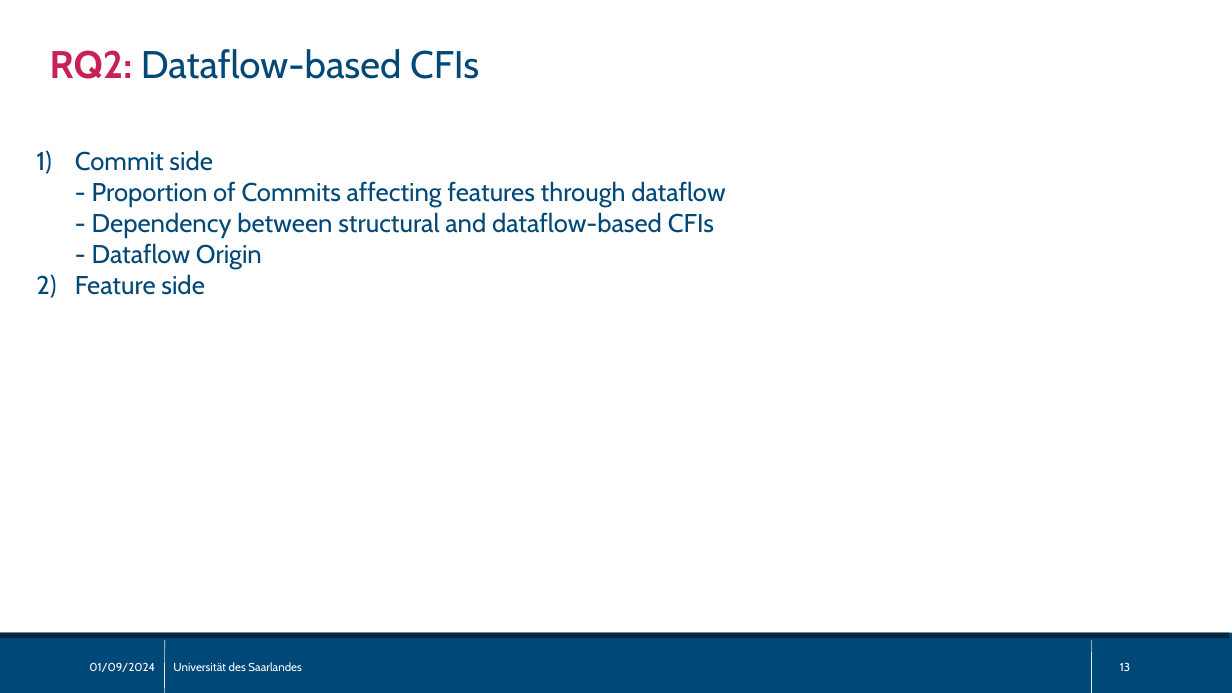
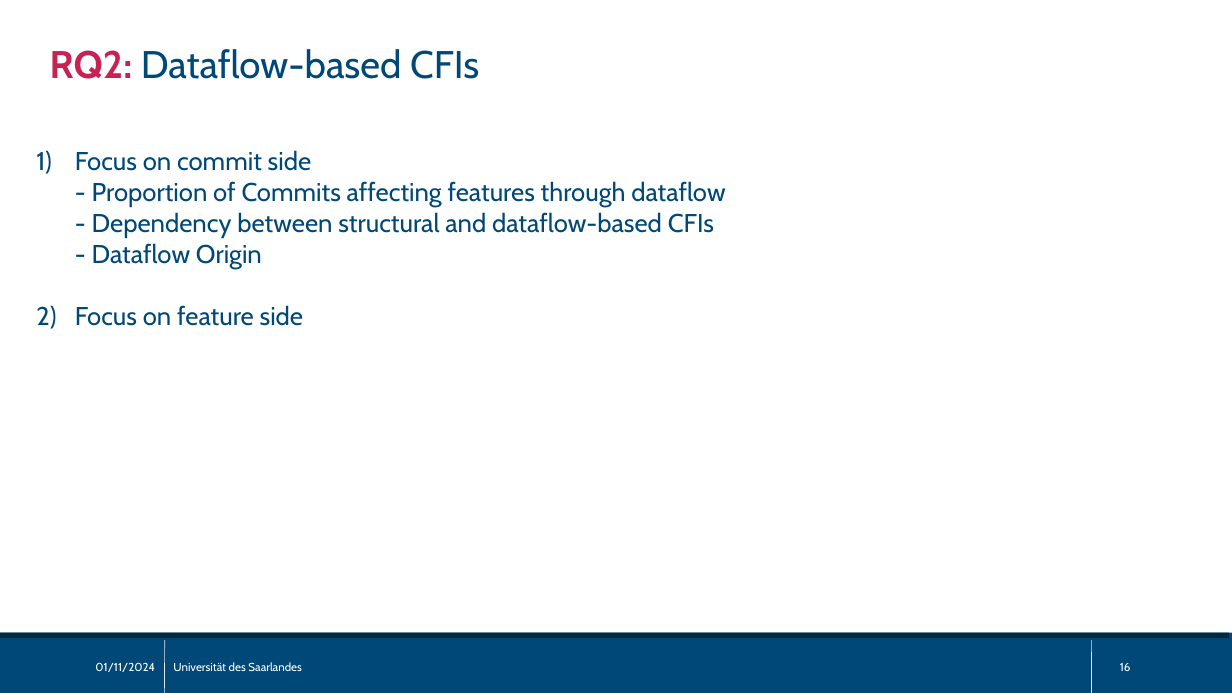
Before and after one commit to sisteu56/bachelor, a slide deck: slide 16 of pres/bachelor_thesis_pres.odp (slide 13 before the commit). Drawn at 1232x693 pixels with LibreOffice and Linux fonts; fonts in the diff are those of the drawing. Boxes give left, top, right and bottom in pixels: in the first picture for what was removed or moved away, otherwise in the second. Text is boxed around its words. In the diff, an @@ line names an element or a change of style, - is before the commit and + after.

```diff
--- a/pres/bachelor_thesis_pres.odp
+++ b/pres/bachelor_thesis_pres.odp
@@ text at bbox=[75, 150, 311, 171]: text changed @@
-1) Commit side
+1) Focus on commit side
@@ text at bbox=[75, 305, 303, 326]: text changed @@
-1) Feature side
+1) Focus on feature side
@@ text at bbox=[95, 662, 155, 672]: text changed @@
-01/09/2024
+01/11/2024
@@ page number at bbox=[1120, 663, 1131, 671]: text changed @@
-13
+16
```
Also in this commit, not shown: 20 other slides changed, 4 slides added, 2 other files.
